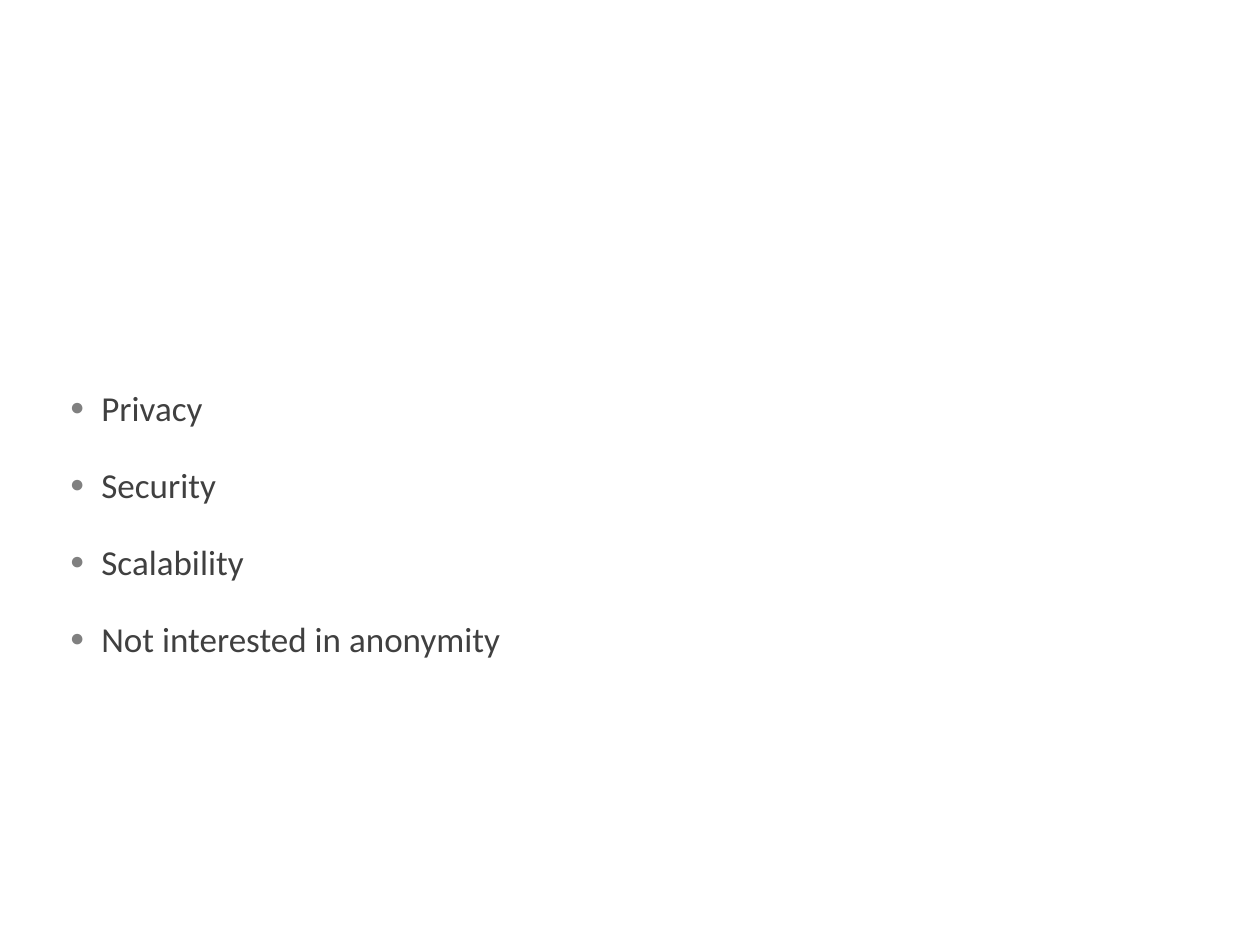
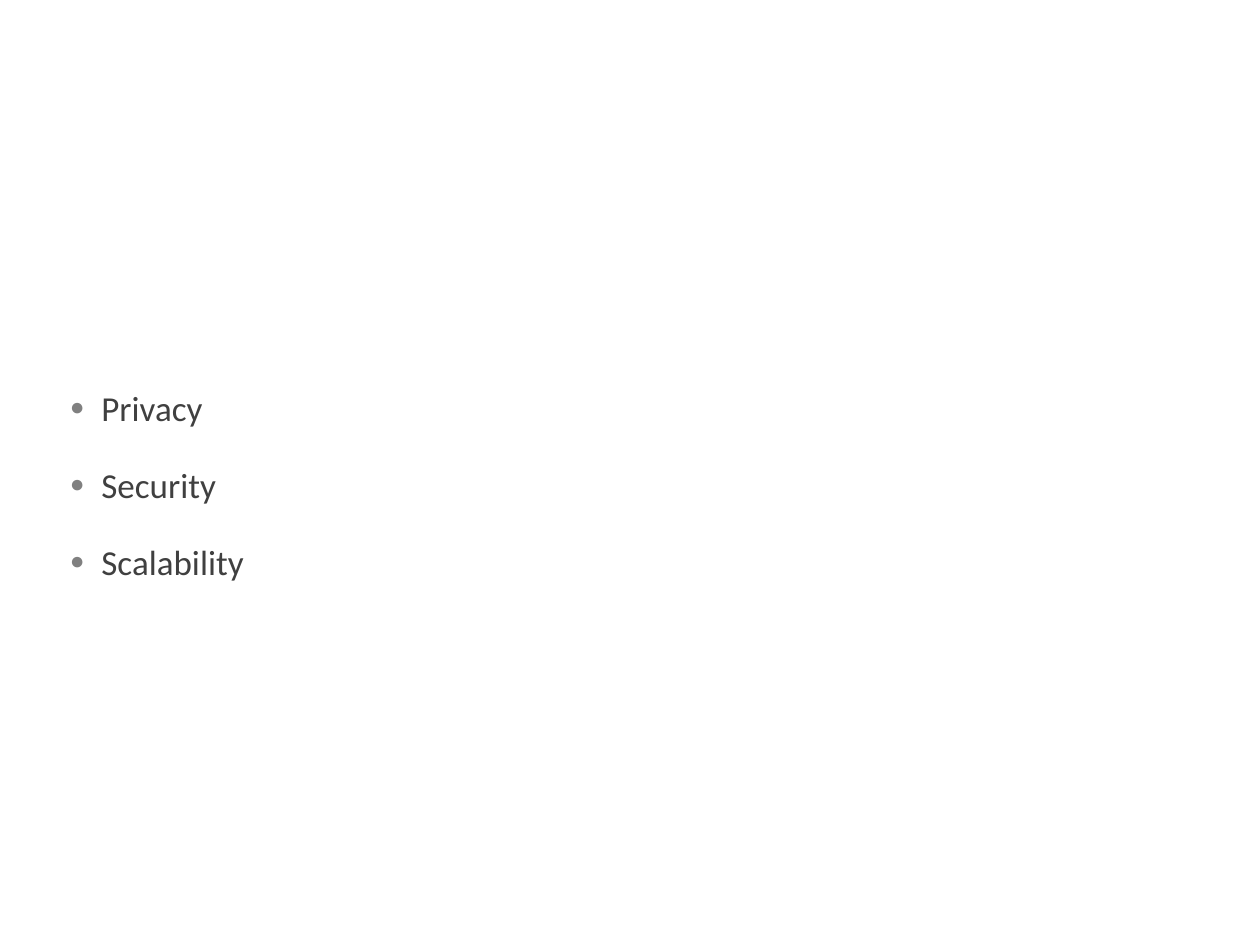
Before and after one commit to nileLivingston/339_final, a slide deck: slide 3 of BLiP Presentation.pptx. Drawn at 1260x945 pixels with LibreOffice and Linux fonts; fonts in the diff are those of the drawing; background and template pictures are left out. Boxes give left, top, right and bottom in pixels: in the first picture for what was removed or moved away, otherwise in the second. Text is boxed around its words. In the diff, an @@ line names an element or a change of style, - is before the commit and + after.

```diff
--- a/BLiP Presentation.pptx
+++ b/BLiP Presentation.pptx
@@ text at (x1=101, y1=627, x2=500, y2=658): paragraph removed @@
-● Not interested in anonymity
```
Also in this commit, not shown: 1 other slide changed, 1 slide removed, 8 other files.
